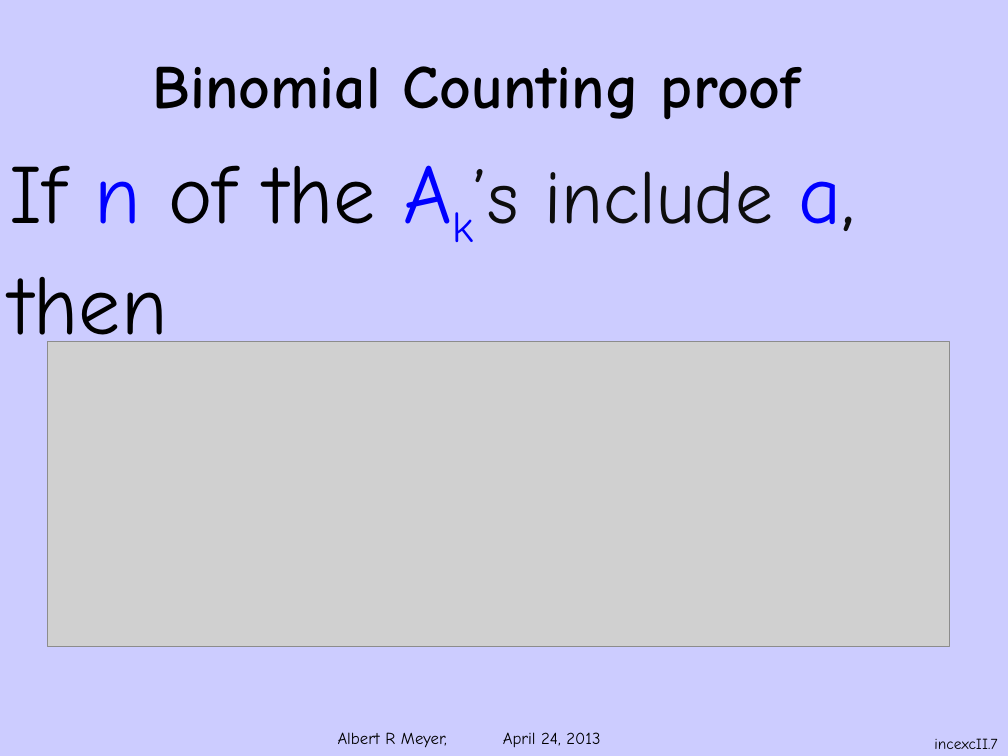
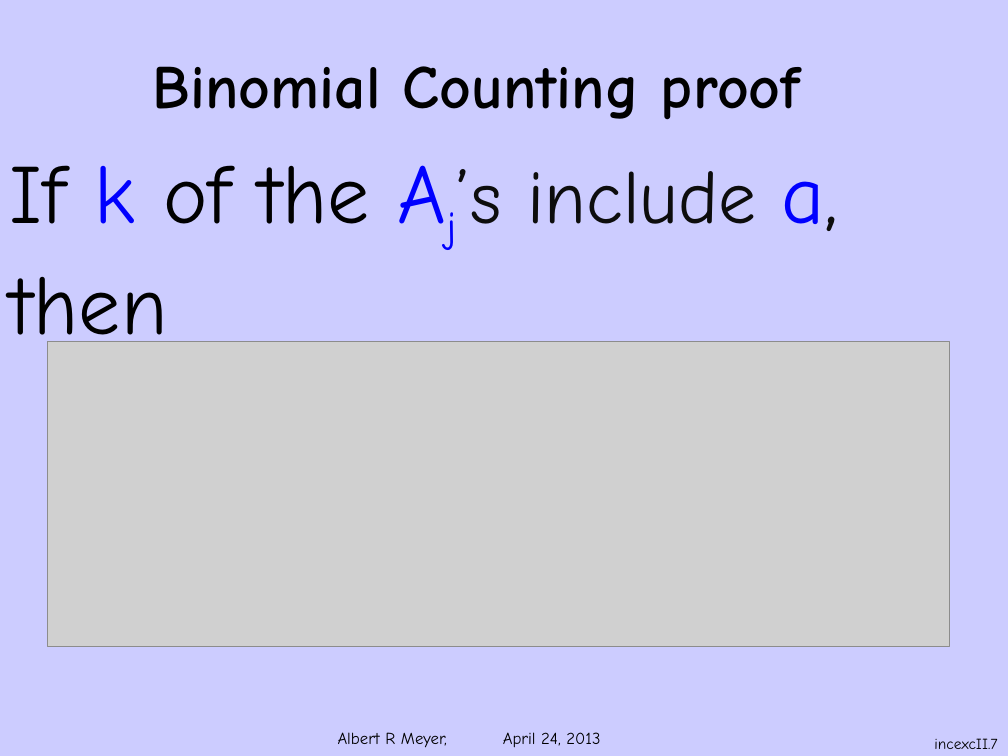
Before and after one commit to armeyer/mcs_web, a slide deck: slide 7 of spring13/slides13/incexcII.pptx. Drawn at 1008x756 pixels with LibreOffice and Linux fonts; fonts in the diff are those of the drawing; grey boxes stand for pictures; background and template pictures are left out. Boxes give left, top, right and bottom in pixels: in the first picture for what was removed or moved away, otherwise in the second. Text is boxed around its words. In the diff, an @@ line names an element or a change of style, - is before the commit and + after.

```diff
--- a/spring13/slides13/incexcII.pptx
+++ b/spring13/slides13/incexcII.pptx
@@ text at [10, 165, 838, 231]: text changed @@
-If n of the Ak’s include a,
+If k of the Aj’s include a,
```
Also in this commit, not shown: 4 other slides changed, 4 other files.
